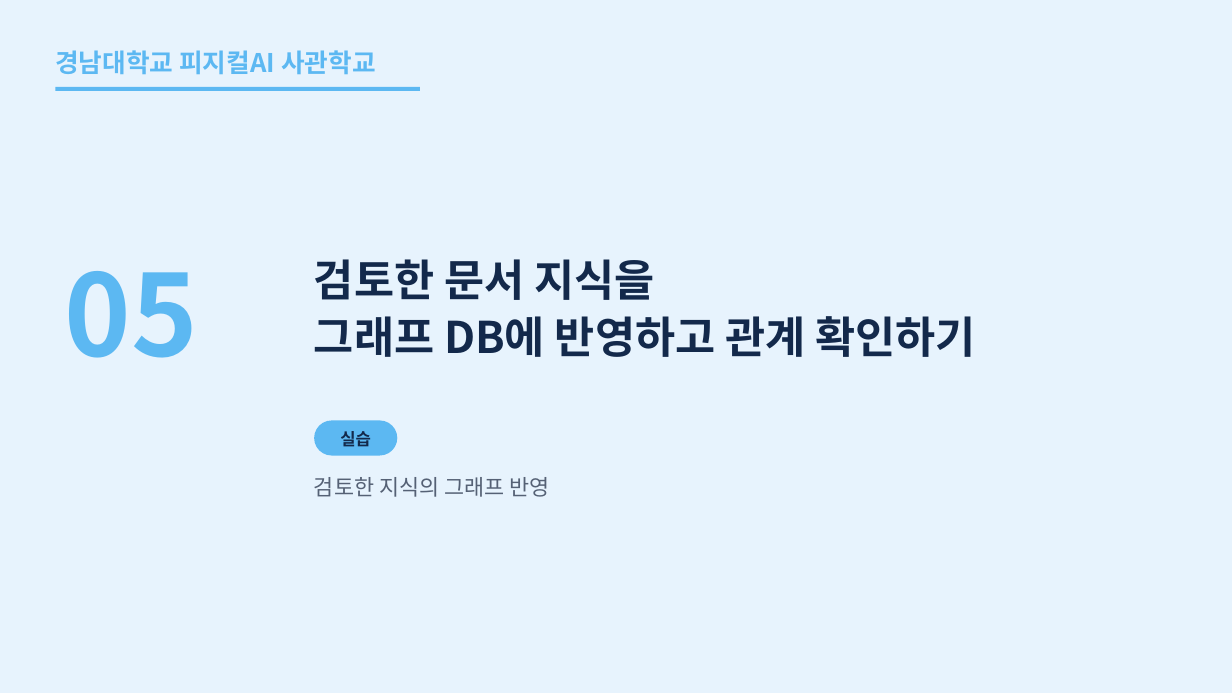
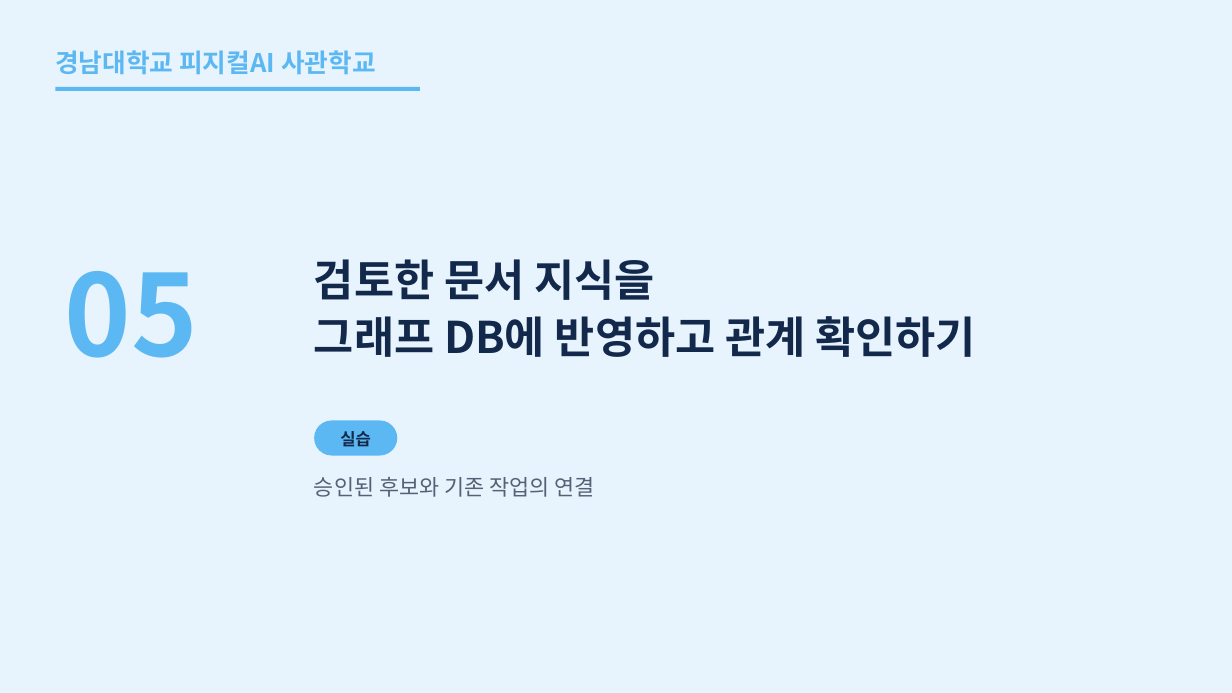
Before and after one commit to uengine-oss/hyd-iot-edu, a slide deck: slide 45 of workspace/강의제작/산출물/통합반/이론/04회차/통합반_04일차.pptx. Drawn at 1232x693 pixels with LibreOffice and Linux fonts; fonts in the diff are those of the drawing. Boxes give left, top, right and bottom in pixels: in the first picture for what was removed or moved away, otherwise in the second. Text is boxed around its words. In the diff, an @@ line names an element or a change of style, - is before the commit and + after.

```diff
--- a/workspace/강의제작/산출물/통합반/이론/04회차/통합반_04일차.pptx
+++ b/workspace/강의제작/산출물/통합반/이론/04회차/통합반_04일차.pptx
@@ text at [314, 477, 595, 497]: text changed @@
-검토한 지식의 그래프 반영
+승인된 후보와 기존 작업의 연결
```
Also in this commit, not shown: 2 other slides changed, 19 other files.
